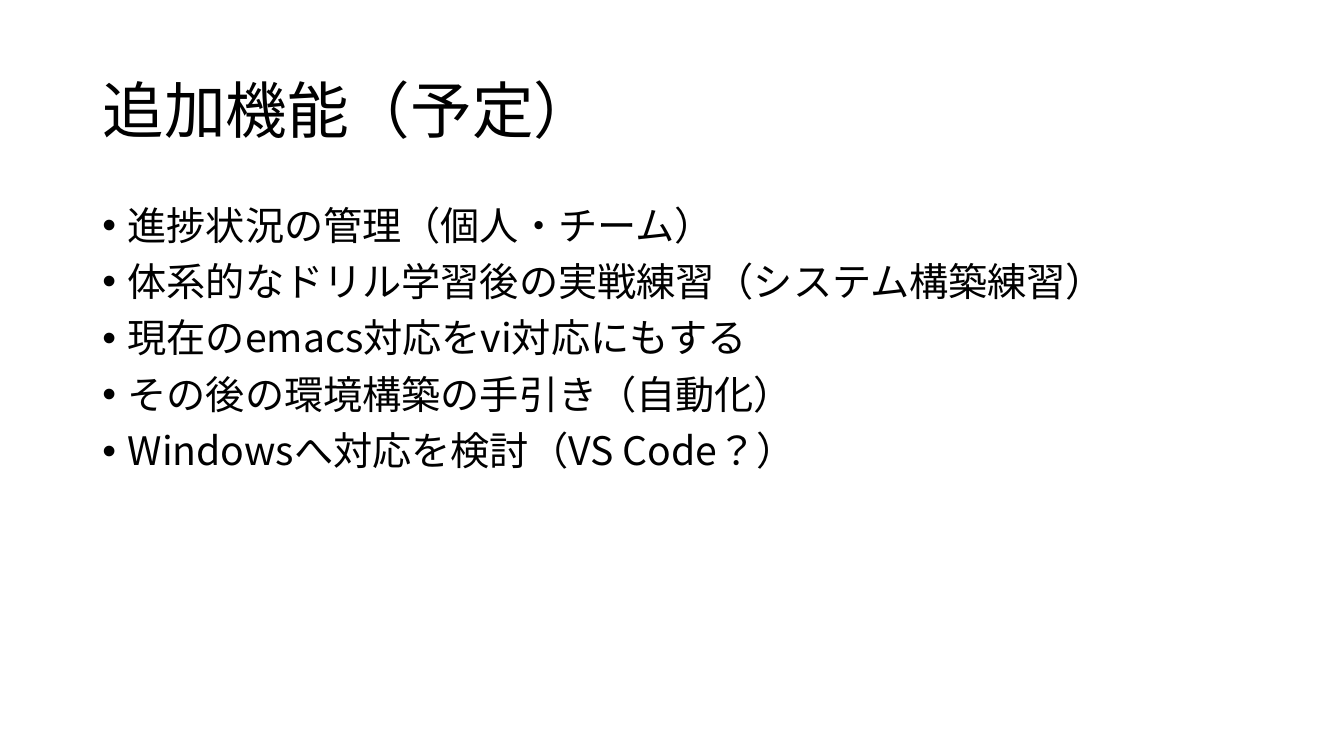
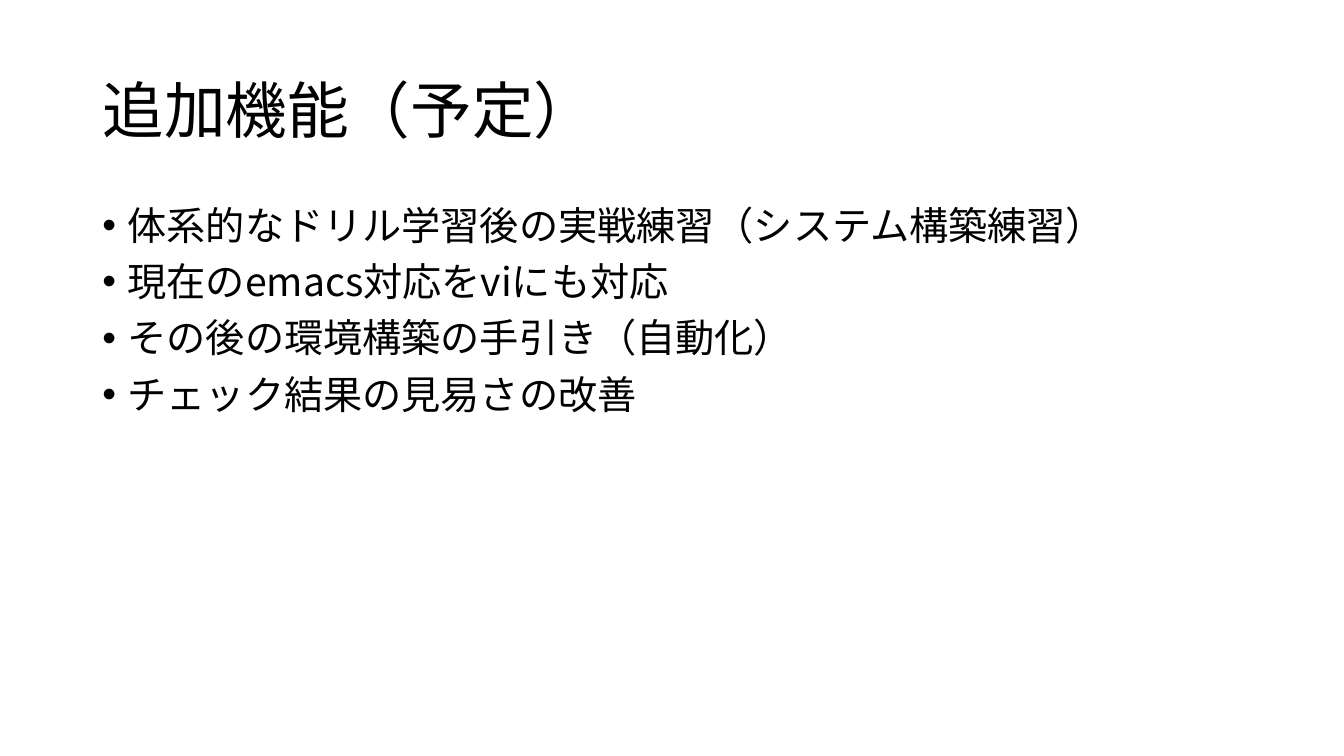
Before and after one commit to Takaki0403/ruby_learner, a slide deck: slide 5 of docs/thesis/mid_term.pptx. Drawn at 1344x756 pixels with LibreOffice and Linux fonts; fonts in the diff are those of the drawing. Boxes give left, top, right and bottom in pixels: in the first picture for what was removed or moved away, otherwise in the second. Text is boxed around its words. In the diff, an @@ line names an element or a change of style, - is before the commit and + after.

```diff
--- a/docs/thesis/mid_term.pptx
+++ b/docs/thesis/mid_term.pptx
@@ text at box(128, 206, 714, 244): paragraph removed @@
-• 進捗状況の管理（個人・チーム）
@@ text at box(128, 263, 669, 300): text changed @@
-• 現在のemacs対応をvi対応にもする
+• 現在のemacs対応をviにも対応
@@ text at box(128, 376, 637, 413): text changed @@
-• Windowsへ対応を検討（VS Code？）
+• チェック結果の見易さの改善
```
Also in this commit, not shown: 3 other slides changed, 1 slide added, 2 other files.
